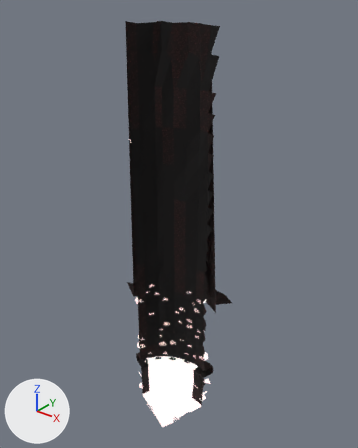
One commit to the glTF model maps/bentham_ring/models/map_base_s4.glb: the scene before it, then after it.
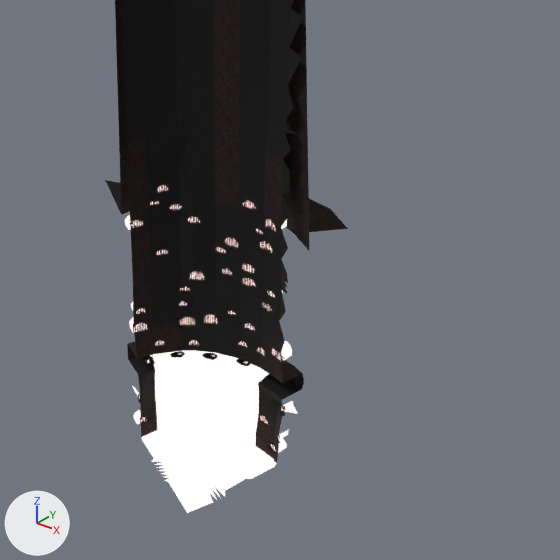
Old and new are each drawn whole from a camera (50 mm lens) standing at (217.0, -247.0, 354.0) and looking at (-18.0, 47.0, 172.0) and again close up on the part from 23% to 91% of the width and 45% to 100% of the height. Lighting does not change. The marker at lower left points along +X, +Y and +Z. The last two pictures show the newer version. Objects named as collision shapes, trigger or cutter boxes, shadow casters or lower levels of detail are left out.

Objects in the first close-up: 'MapBaseS4Rock'.
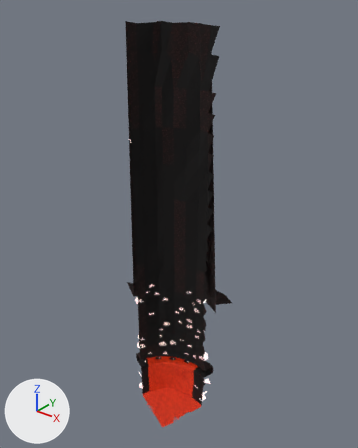
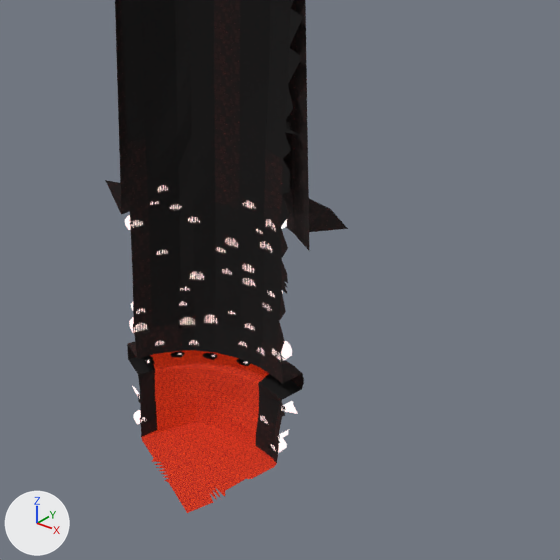
Pixel boxes [x1, y1, x2, y2] of what changed, in the close-ups (560 x 560 px):
'MapBaseS4Rock', surface changed (white to red)
    both: [139, 346, 282, 513]

Edits to the bpy script that builds the scene:
```text
Change mat_lavasea:
    add n3 = _N.new('ShaderNodeTexImage'); n3.name = 'Image Texture.001'
    add n3.image = img_lava_albedo
    add n3.interpolation = 'Closest'
    where n2 = _N.new('ShaderNodeTexImage'); n2.name = 'Image Texture'
    where n0 = _N.new('ShaderNodeBsdfPrincipled'); n0.name = 'Principled BSDF'
    remove _L.new(n2.outputs[0], n0.inputs[0])  # 'Color' to 'Base Color'
    add _L.new(n2.outputs[0], n0.inputs[27])  # 'Color' to 'Emission Color'
    add _L.new(n3.outputs[0], n0.inputs[0])  # 'Color' to 'Base Color'
Change mat_lavariver:
    add n3 = _N.new('ShaderNodeTexImage'); n3.name = 'Image Texture.001'
    add n3.image = img_lava_albedo
    add n3.interpolation = 'Closest'
    where n2 = _N.new('ShaderNodeTexImage'); n2.name = 'Image Texture'
    where n0 = _N.new('ShaderNodeBsdfPrincipled'); n0.name = 'Principled BSDF'
    remove _L.new(n2.outputs[0], n0.inputs[0])  # 'Color' to 'Base Color'
    add _L.new(n2.outputs[0], n0.inputs[27])  # 'Color' to 'Emission Color'
    add _L.new(n3.outputs[0], n0.inputs[0])  # 'Color' to 'Base Color'
```
